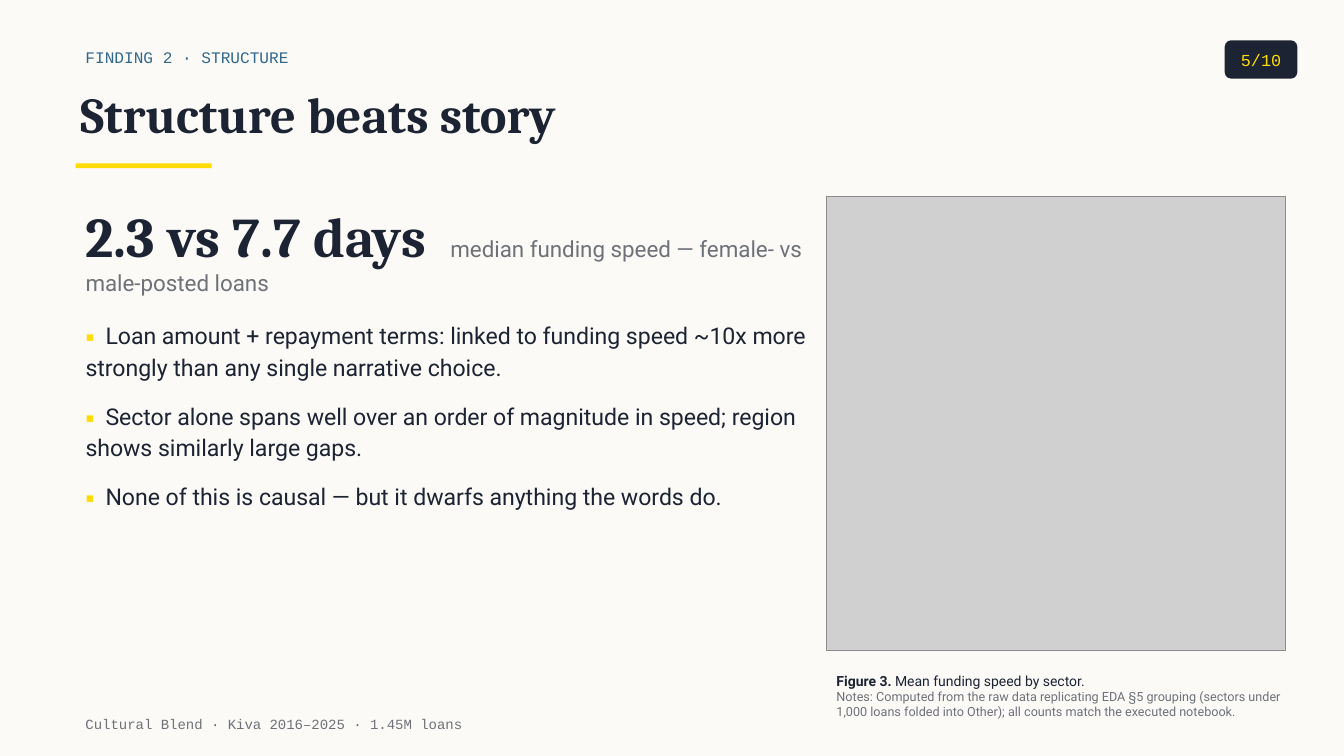
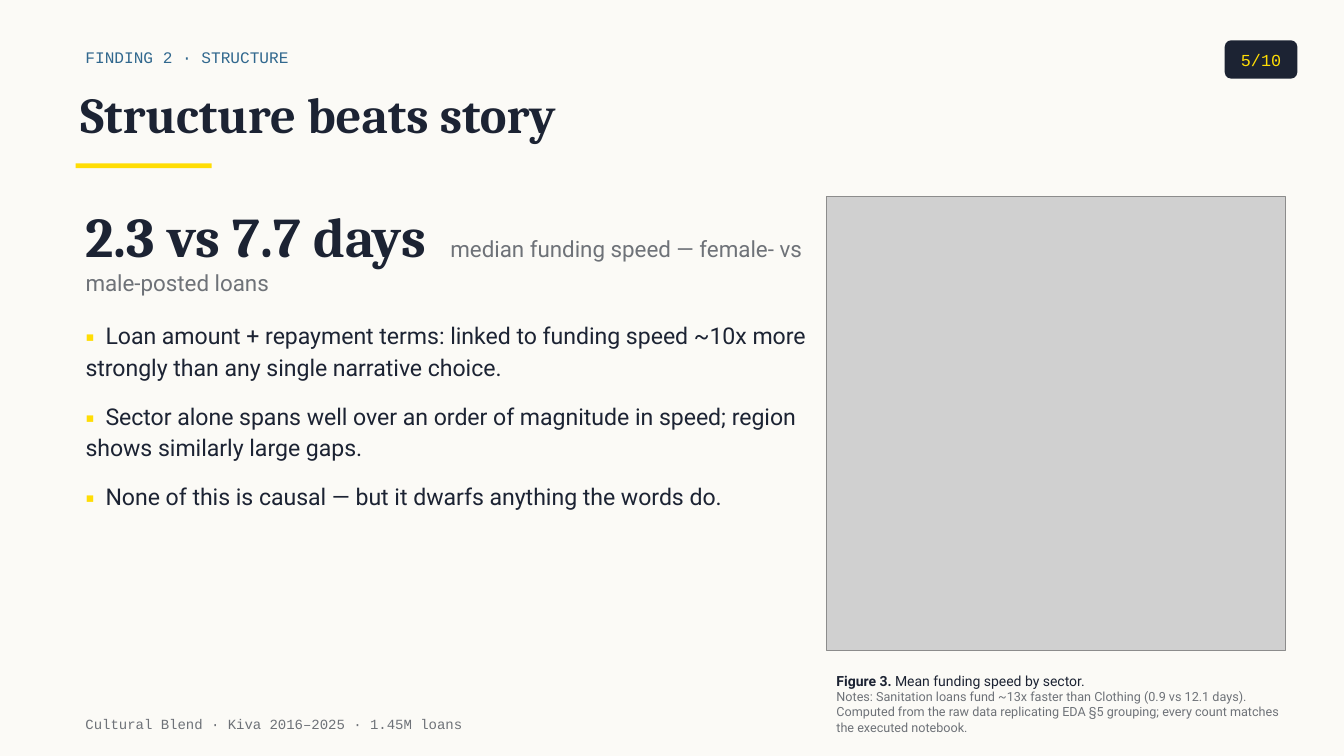
Before and after one commit to tuannm3812/unsw-ma-hackathon-2026, a slide deck: slide 5 of docs/presentation/slides_draft.pptx. Drawn at 1344x756 pixels with LibreOffice and Linux fonts; fonts in the diff are those of the drawing; grey boxes stand for pictures. Boxes give left, top, right and bottom in pixels: in the first picture for what was removed or moved away, otherwise in the second. Text is boxed around its words. In the diff, an @@ line names an element or a change of style, - is before the commit and + after.

```diff
--- a/docs/presentation/slides_draft.pptx
+++ b/docs/presentation/slides_draft.pptx
@@ text at [836,691,1279,732]: text changed @@
-Notes: Computed from the raw data replicating EDA §5 grouping (sectors under 1,000 loans folded into Other); all counts match the executed notebook.
+Notes: Sanitation loans fund ~13x faster than Clothing (0.9 vs 12.1 days). Computed from the raw data replicating EDA §5 grouping; every count matches the executed notebook.
```
Also in this commit, not shown: 7 other slides changed, 1 other file.
